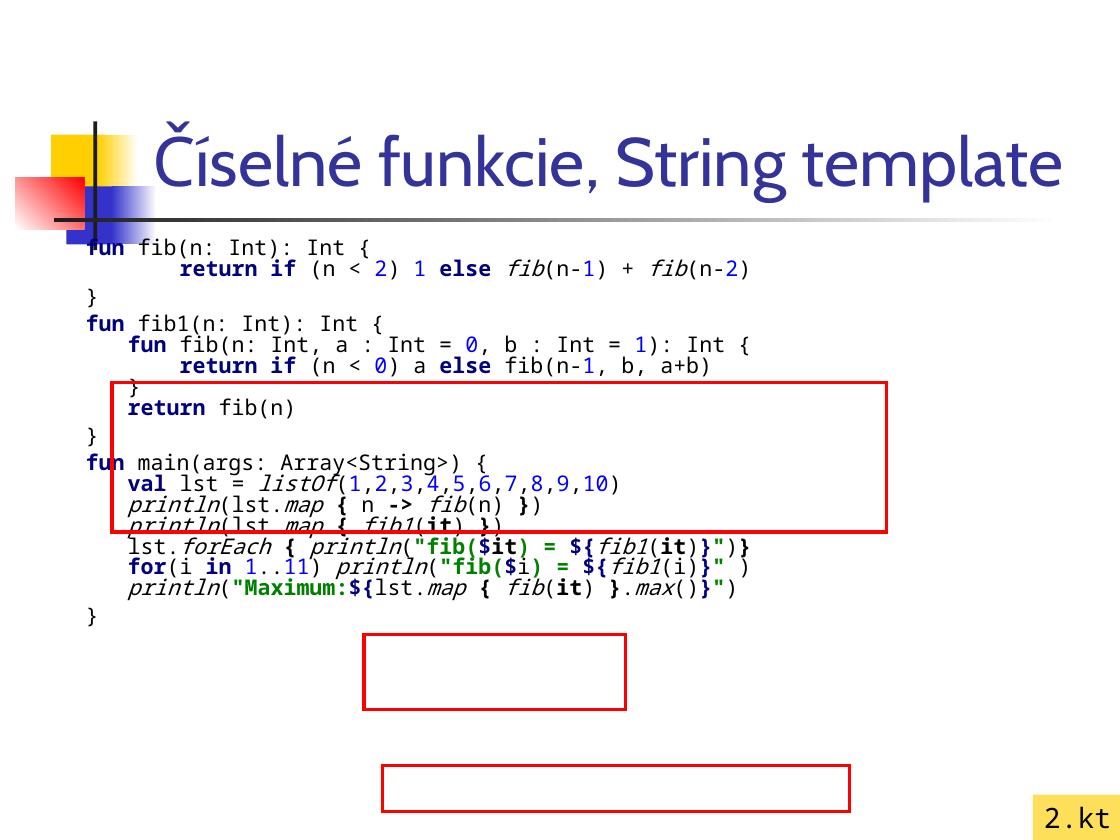
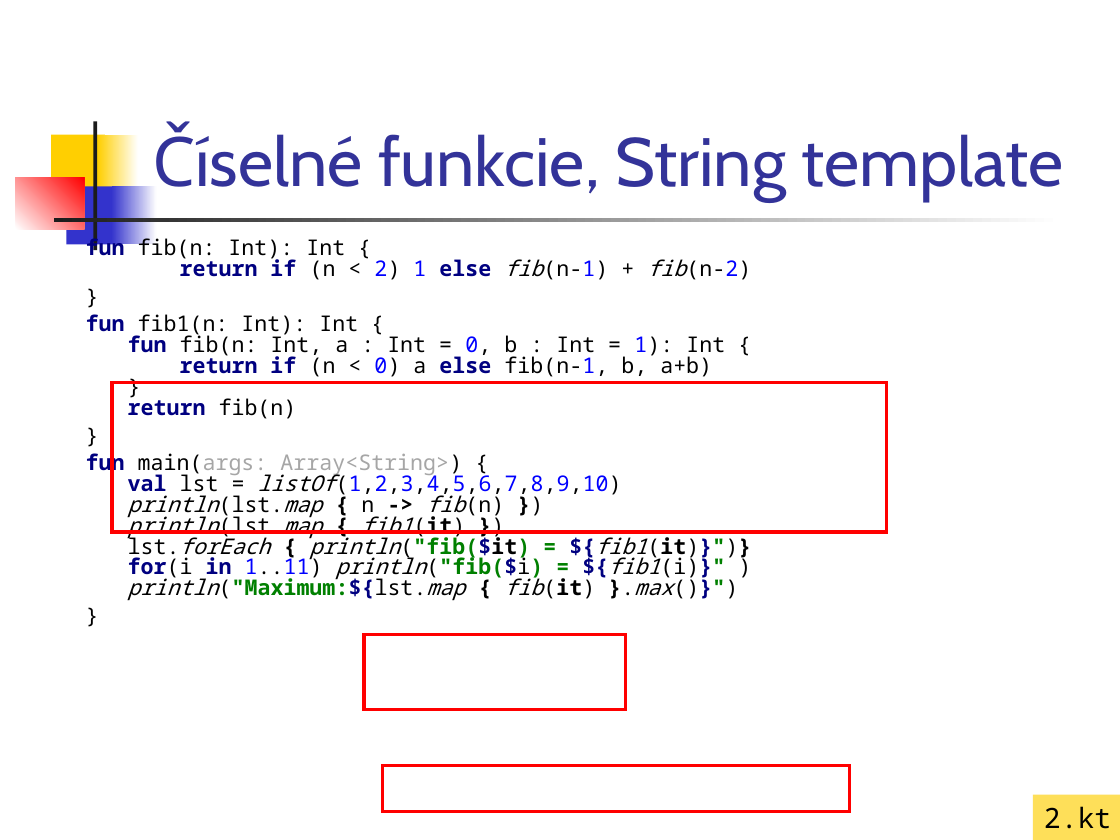
Before and after one commit to vmandro/Prednasky, a slide deck: slide 22 of 01/01_Kotlin.ppt (slide 21 before the commit). Drawn at 1120x840 pixels with LibreOffice and Linux fonts; fonts in the diff are those of the drawing. Boxes give left, top, right and bottom in pixels: in the first picture for what was removed or moved away, otherwise in the second. Text is boxed around its words. In the diff, an @@ line names an element or a change of style, - is before the commit and + after.

```diff
--- a/01/01_Kotlin.ppt
+++ b/01/01_Kotlin.ppt
@@ text at (86, 450, 751, 601): text colour #000000 to #A6A6A6 in "main(args: Array<String>)" @@
```
Also in this commit, not shown: 7 other slides changed, 2 slides added, 1 slide removed, 4 other files.
